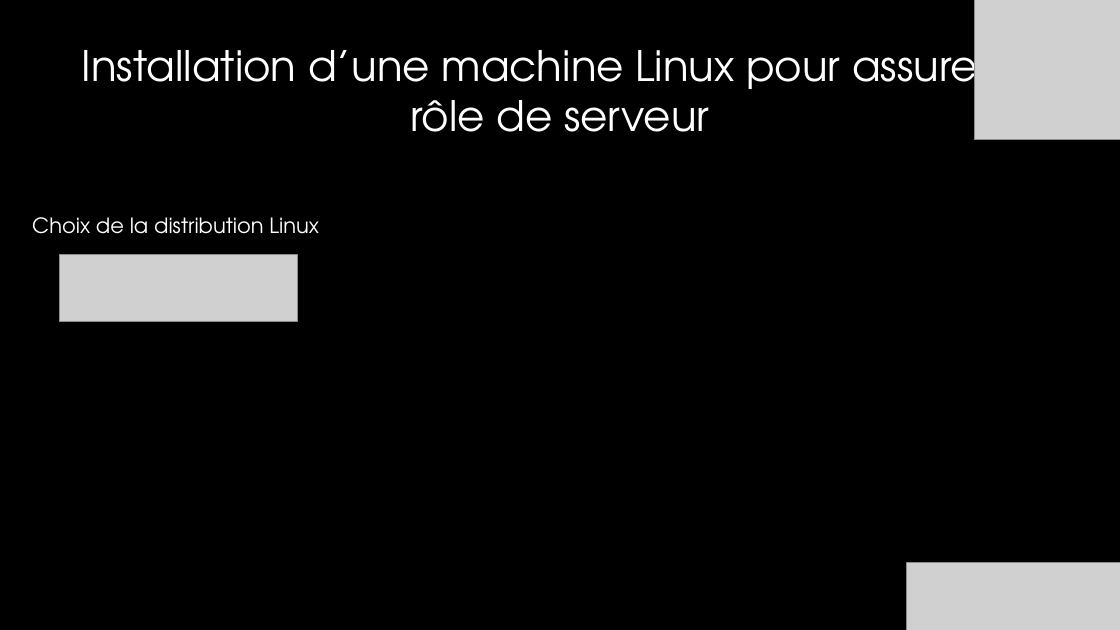
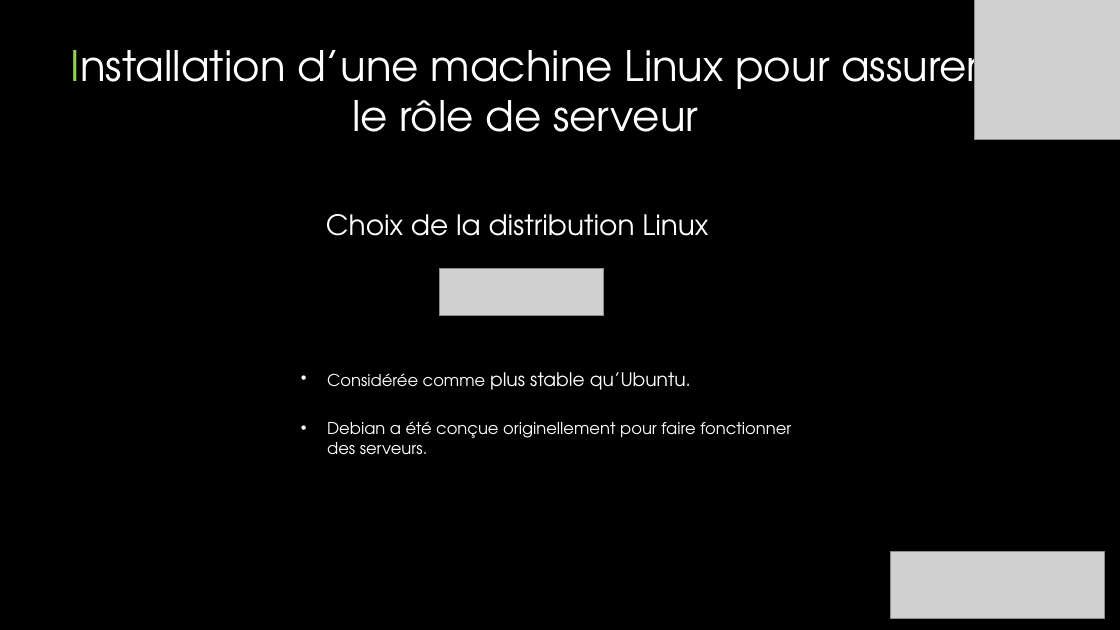
Before and after one commit to Izakun/banc_de_test_eolienne, a slide deck: slide 8 of 05_revue_de_projet/revues/01_manon_morille/SFL1_revue2_manon.pptx. Drawn at 1120x630 pixels with LibreOffice and Linux fonts; fonts in the diff are those of the drawing; grey boxes stand for pictures; background and template pictures are left out. Boxes give left, top, right and bottom in pixels: in the first picture for what was removed or moved away, otherwise in the second. Text is boxed around its words. In the diff, an @@ line names an element or a change of style, - is before the commit and + after.

```diff
--- a/05_revue_de_projet/revues/01_manon_morille/SFL1_revue2_manon.pptx
+++ b/05_revue_de_projet/revues/01_manon_morille/SFL1_revue2_manon.pptx
@@ text "Installation d’une machine Linux pour ..." at [71, 37, 979, 132]: text colour #FFFFFF to #92D050 in "Installation" @@
@@ text "Choix de la distribution Linux": place and size @@
-text "Choix de la distribution Linux" at [32, 217, 319, 234]
+text "Choix de la distribution Linux" at [326, 214, 708, 236]
@@ text "Choix de la distribution Linux" at [326, 214, 708, 236]: size 18 to 24 pt @@
@@ picture: place and size @@
-picture at [59, 254, 297, 321]
+picture at [439, 269, 603, 315]
@@ text added at [327, 372, 791, 454], 14 pt, text #FFFFFF @@
+• Considérée comme plus stable qu’Ubuntu.
+• Debian a été conçue originellement pour faire fonctionner des serveurs.
@@ picture: place and size @@
-picture at [907, 563, 1120, 630]
+picture at [891, 551, 1104, 618]
```
Also in this commit, not shown: 10 other slides changed, 4 slides added.
